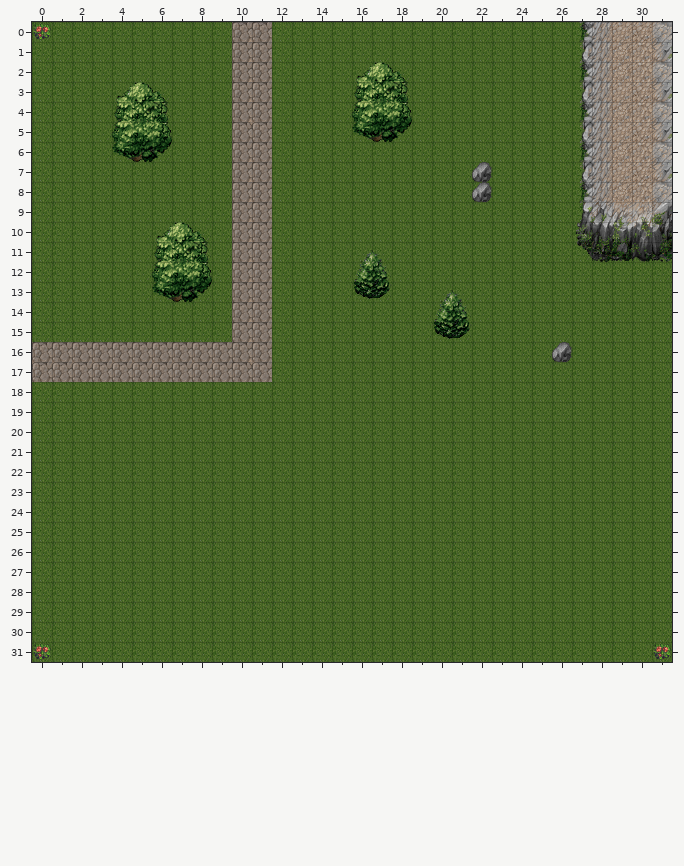
Two versions of a level (Tiled map, desktop/bin/map.tmx). The first picture shows the starting point.
Cells are 32x32 px. Shown: x 0..31, y 0..31.
Now the later version:
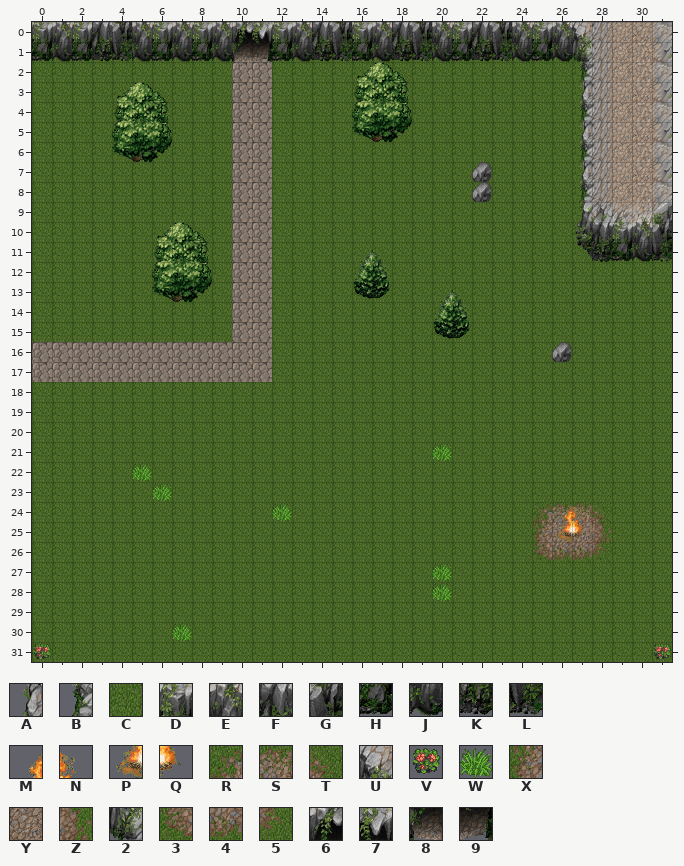
Key: from "tileset": A 32, B 48, C 78, D 82, E 83, F 87, G 88, H 98, J 99, K 103, L 104, M 116, N 117, P 132, Q 133, R 155, S 156, T 157, U 160, V 167, W 168, X 171, Y 172, Z 173, 2 176, 3 187, 4 188, 5 189, 6 190, 7 191, 8 222, 9 223.
_ is an empty cell, . an unchanged one.
Tiles of an added or newly shown layer are drawn over the layers below it.
The exact change:
--- layer "ground"
@@ x 25..28 @@
-24 CCCC
-25 CCCC
-26 CCCC
+24 RSST
+25 XYYZ
+26 3445
--- layer "enviroment" (removed)
@@ x 0..27 @@
- 0 V..........................B
- 1 ...........................A
+ 0 _.........................._
+ 1 ..........................._
--- layer "elements" (added)
@@ x 0..27 @@
- 0 ____________________________
- 1 ____________________________
+ 0 DEDFGEDEDE67DEFGDEFGEDFGEDEU
+ 1 HJHKLJHJHJ89HJKLHJKLJHKLJHJ2
@@ x 5..27 @@
-21 ..............._.......
-22 _......................
-23 ._.....................
-24 ......._...............
-25 .....................__
+21 ...............W.......
+22 W......................
+23 .W.....................
+24 .......W...............
+25 .....................PQ
@@ x 20..20 @@
-27 _
-28 _
+27 W
+28 W
@@ x 7..7 @@
-30 _
+30 W
--- layer "foreground" (added)
@@ x 26..27 @@
-24 __
+24 MN
Pixel boxes of the changes (left, top, right, bottom) in both pictures:
changed: (32, 22, 592, 62)
added: (432, 443, 452, 462)
added: (132, 463, 172, 502)
added: (272, 503, 292, 522)
changed: (532, 502, 612, 562)
added: (432, 563, 452, 602)
added: (172, 623, 192, 642)
